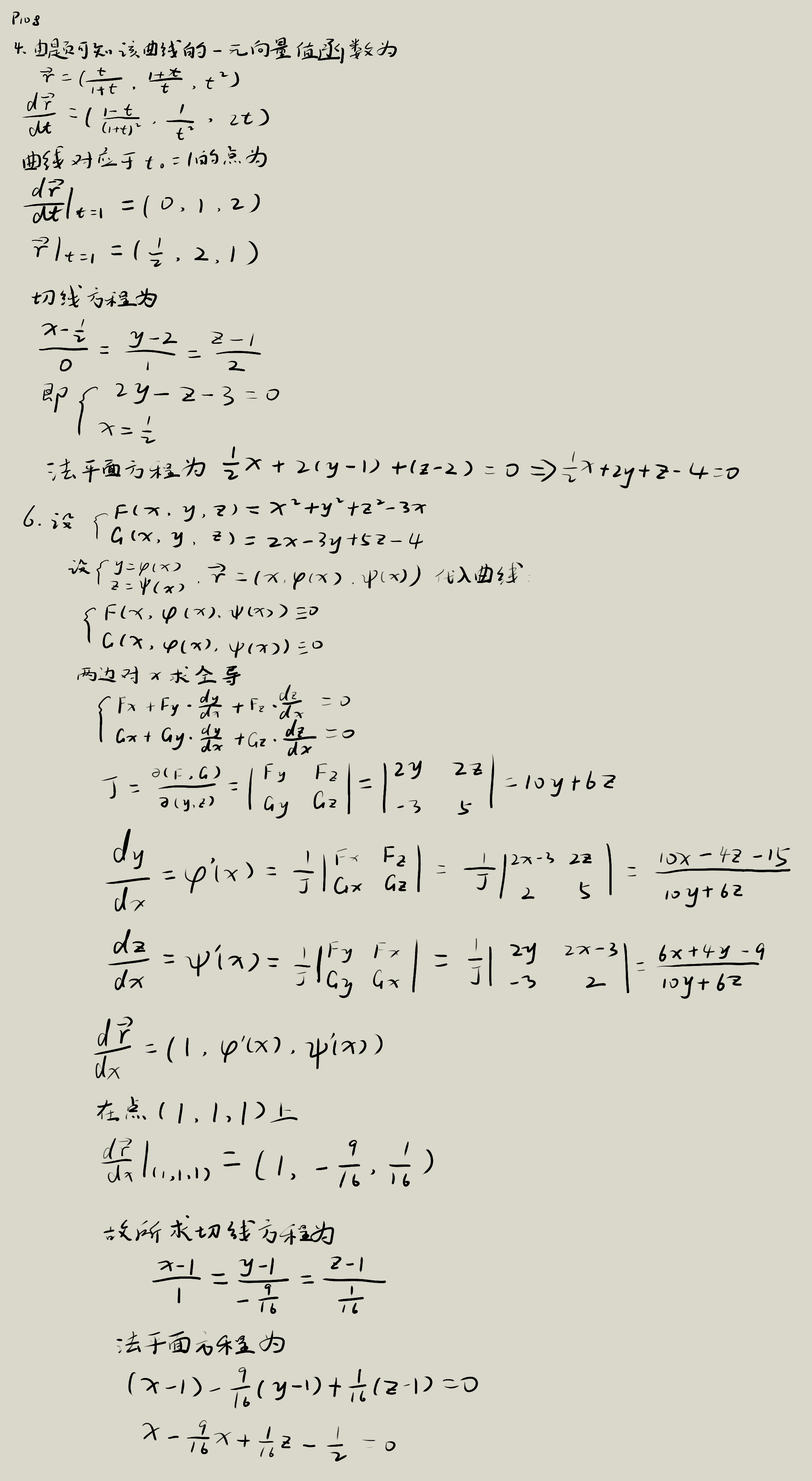
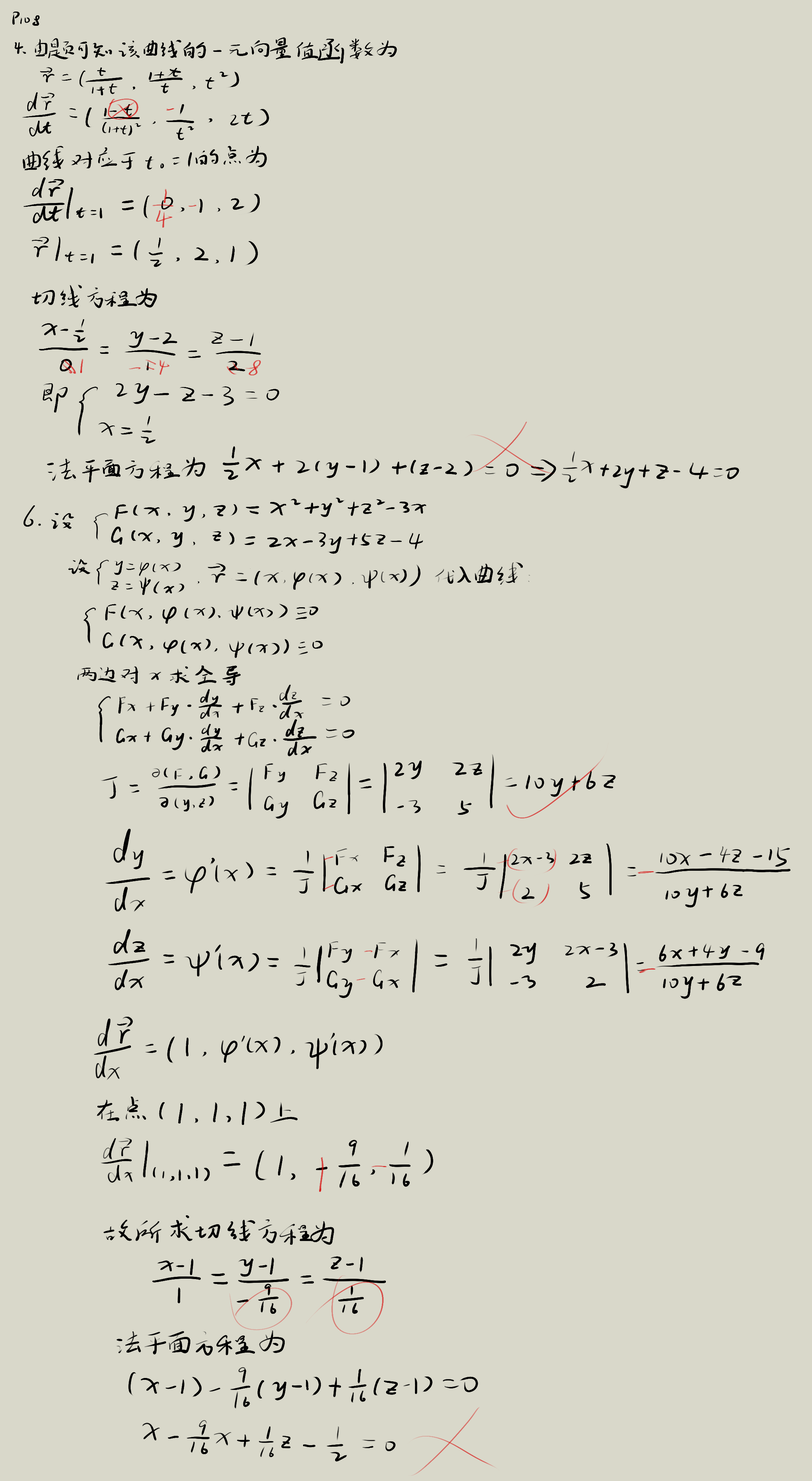
Layer changes from the first 812px x 1481px image to the second:
painted on "图层" over [62, 98, 656, 1477]
